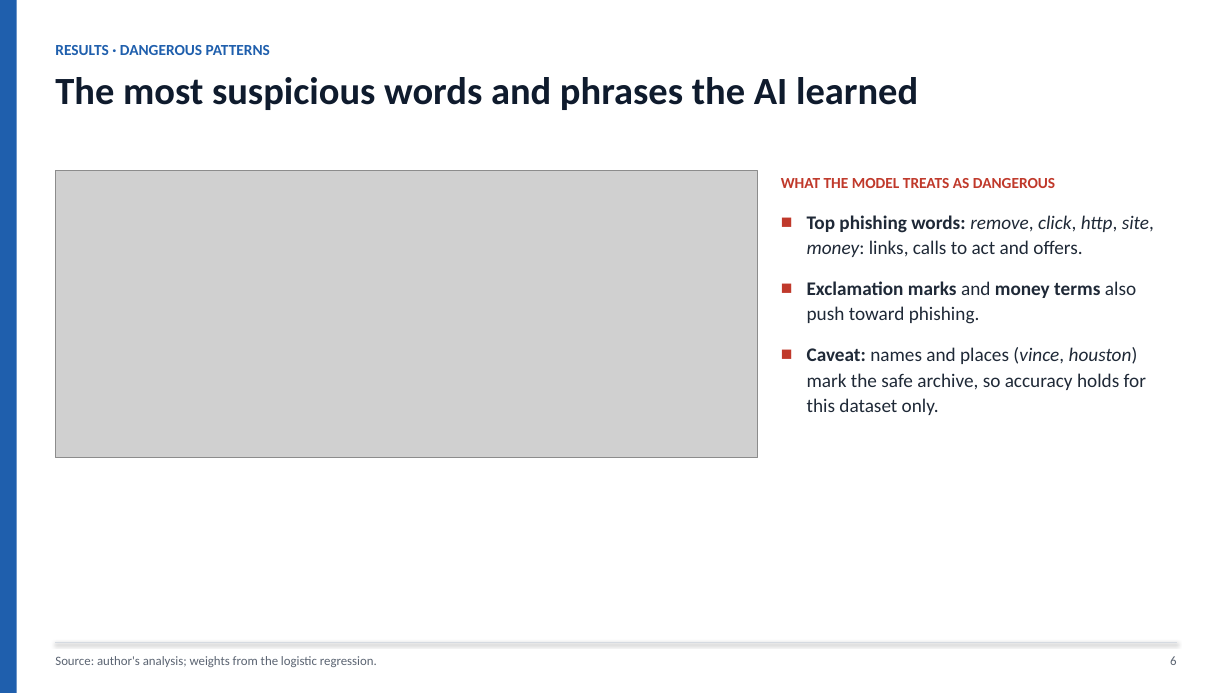
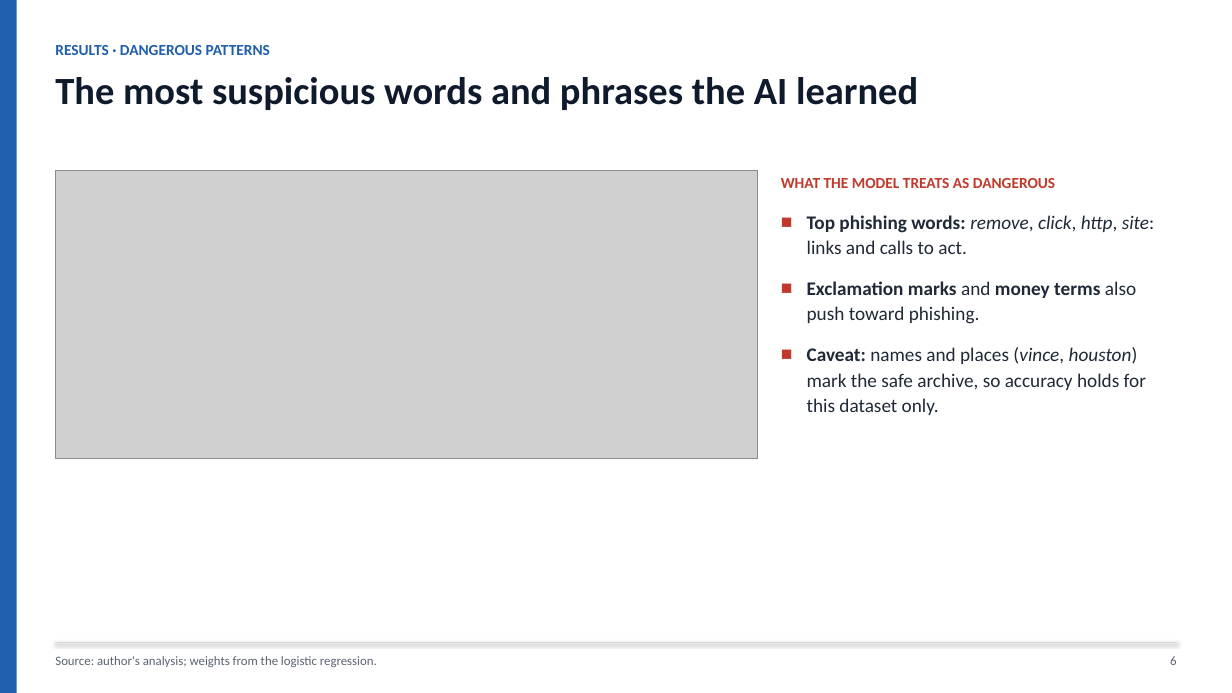
Before and after one commit to Ruthvik-Bandari/ArtificialIntelligence-for-Cybersecurity, a slide deck: slide 6 of module-05-email-analyzer/Bandari_Ruthvik_Nath_Module5_Phishing_Detective.pptx. Drawn at 1232x693 pixels with LibreOffice and Linux fonts; fonts in the diff are those of the drawing; grey boxes stand for pictures. Boxes give left, top, right and bottom in pixels: in the first picture for what was removed or moved away, otherwise in the second. Text is boxed around its words. In the diff, an @@ line names an element or a change of style, - is before the commit and + after.

```diff
--- a/module-05-email-analyzer/Bandari_Ruthvik_Nath_Module5_Phishing_Detective.pptx
+++ b/module-05-email-analyzer/Bandari_Ruthvik_Nath_Module5_Phishing_Detective.pptx
@@ text at (807,215,1154,254): text changed @@
-■ Top phishing words: remove, click, http, site, money: links, calls to act and offers.
+■ Top phishing words: remove, click, http, site: links and calls to act.
```
Also in this commit, not shown: 6 other slides changed, 3 other files.
